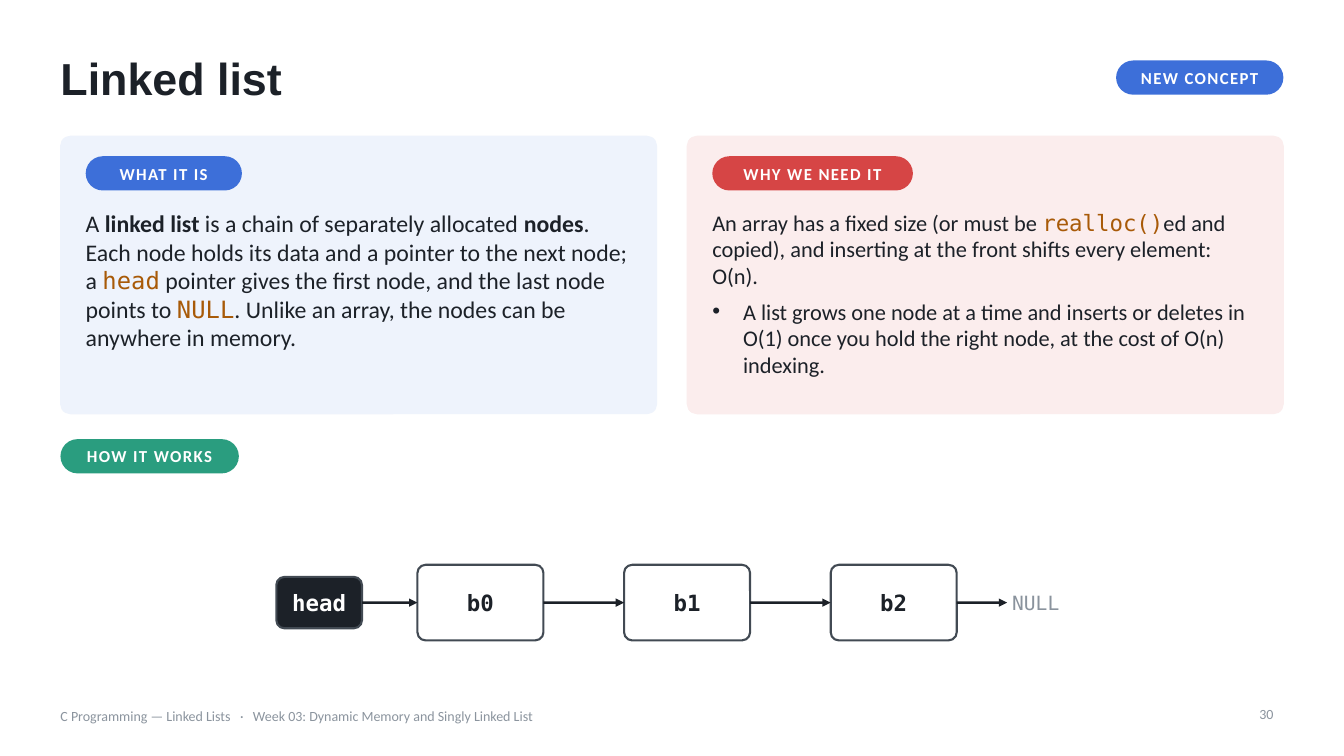
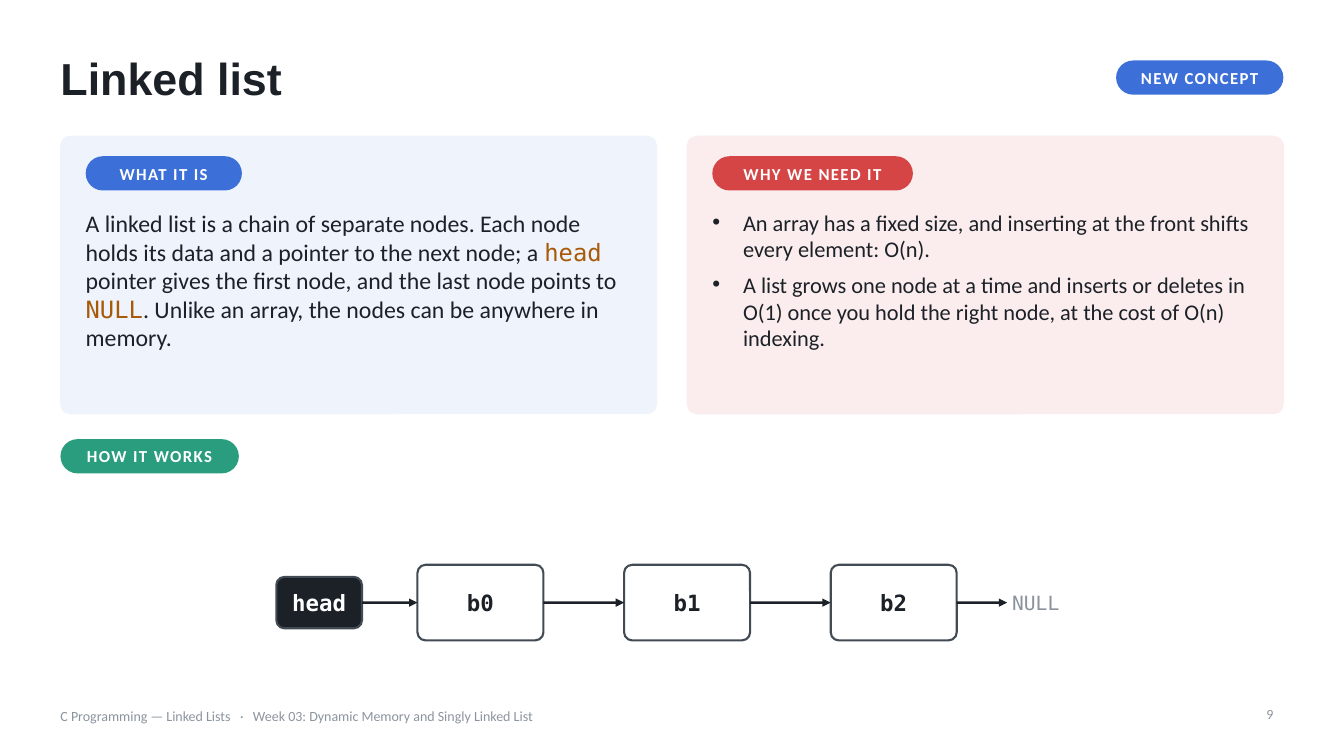
Before and after one commit to seehwan/2026-swcoding, a slide deck: slide 9 of lectures/week03-linked-list/week03-part1-slides.pptx (slide 30 before the commit). Drawn at 1344x756 pixels with LibreOffice and Linux fonts; fonts in the diff are those of the drawing. Boxes give left, top, right and bottom in pixels: in the first picture for what was removed or moved away, otherwise in the second. Text is boxed around its words. In the diff, an @@ line names an element or a change of style, - is before the commit and + after.

```diff
--- a/lectures/week03-linked-list/week03-part1-slides.pptx
+++ b/lectures/week03-linked-list/week03-part1-slides.pptx
@@ text at (86,215,616,350): text changed @@
-A linked list is a chain of separately allocated nodes. Each node holds its data and a pointer to the next node; a head pointer gives the first node, and the last node points to NULL. Unlike an array, the nodes can be anywhere in memory.
+A linked list is a chain of separate nodes. Each node holds its data and a pointer to the next node; a head pointer gives the first node, and the last node points to NULL. Unlike an array, the nodes can be anywhere in memory.
@@ text at (743,215,1248,261): text changed @@
-• An array has a fixed size (or must be realloc()ed and copied), and inserting at the front shifts every element: O(n).
+• An array has a fixed size, and inserting at the front shifts every element: O(n).
@@ page number at (1266,710,1273,719): text changed @@
-30
+9
```
Also in this commit, not shown: 10 other slides changed, 1 slide added, 3 slides removed, 3 other files.
